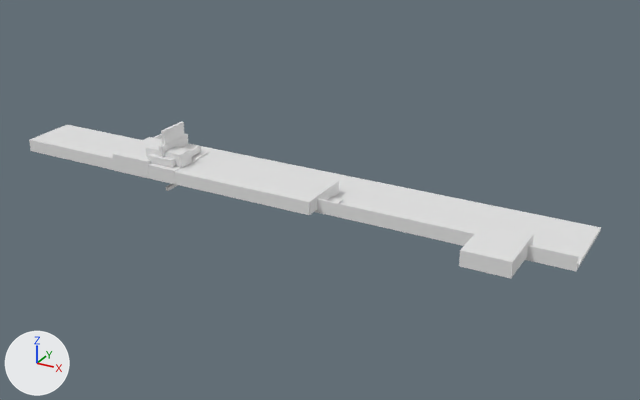
Two versions of the glTF model site/assembly.glb, one commit apart.
Rendered twice from a 50 mm camera at (0.988, -1.081, 0.561) aimed at (0.353, 0.073, -0.016). The lights are fixed; the arrows at lower left show +X, +Y and +Z. The older version comes first. Where no turn or scale is listed for an object, it has been applied to the vertices. Vertices at exactly the same position are counted once.

Before the edit, the objects in view are built like this:
```python
ob_0_1_1_11 = bpy.data.objects.new('=>[0:1:1:11]', me_solid_004)
ob_0_1_1_11.location = (0.105, 0.02, 0.03)
ob_0_1_1_12 = bpy.data.objects.new('=>[0:1:1:12]', None)
ob_0_1_1_12.parent = ob_0_1_1_2
ob_0_1_1_12.location = (0.105, -0.005, 0.02)
ob_0_1_1_14 = bpy.data.objects.new('=>[0:1:1:14]', me_solid_006)
ob_0_1_1_14.location = (0.105, 0.02, 0.005)
ob_0_1_1_17 = bpy.data.objects.new('=>[0:1:1:17]', me_solid_008)
ob_0_1_1_17.location = (0.68, 0.02, 0.005)
ob_0_1_1_4 = bpy.data.objects.new('=>[0:1:1:4]', me_solid)
ob_0_1_1_4.location = (0.0, 0.0, 0.0)
ob_0_1_1_5 = bpy.data.objects.new('=>[0:1:1:5]', None)
ob_0_1_1_5.parent = ob_0_1_1_2
ob_0_1_1_5.location = (0.05, -0.005, 0.02)
ob_0_1_1_6 = bpy.data.objects.new('=>[0:1:1:6]', me_solid_001)
ob_0_1_1_6.location = (0.05, 0.02, 0.005)
ob_0_1_1_7 = bpy.data.objects.new('=>[0:1:1:7]', me_solid_002)
ob_0_1_1_7.parent = ob_0_1_1_5
ob_0_1_1_7.location = (0.0, 0.0, 0.0)
ob_0_1_1_9 = bpy.data.objects.new('=>[0:1:1:9]', me_solid_003)
ob_0_1_1_9.location = (0.105, 0.02, 0.005)
```
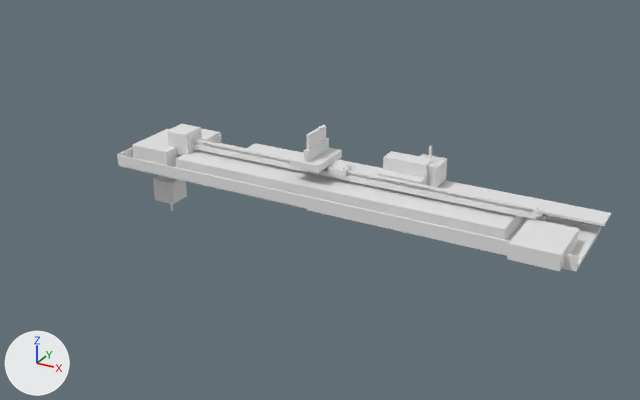
Not visible in the pictures: '=>[0:1:1:30]'.

ob_0_1_1_5 is not drawn itself; it is the parent of ob_0_1_1_7.

What changed in the scene script:
```text
Change me_solid_001:
    remove me_solid_001.from_pydata(...)  # 309 vertices, 618 faces; spans x -0.0334..0.0334, y -0.0262..0.0262, z 0.0..0.008
    add me_solid_001.from_pydata(...)  # 16 vertices, 28 faces; spans x -0.285..0.285, y -0.0475..0.0475, z 0.0..0.0215
    me_solid_001 part 1: 309 vertices removed from x -0.0334..0.0334, y -0.0262..0.0262, z 0.0..0.008; 16 vertices added at x -0.285..0.285, y -0.0475..0.0475, z 0.0..0.0215
Change me_solid_003:
    remove me_solid_003.from_pydata(...)  # 20 vertices, 28 faces; spans x -0.285..0.285, y -0.047..0.047, z 0.0..0.022
    add me_solid_003.from_pydata(...)  # 16 vertices, 28 faces; spans x -0.037..0.037, y -0.048..0.048, z 0.0..0.03
    me_solid_003 part 2: the whole mesh is rebuilt
Change me_solid_004:
    remove me_solid_004.from_pydata(...)  # 622 vertices, 1244 faces; spans x -0.025..0.025, y -0.0393..0.0393, z 0.0..0.0543
    add me_solid_004.from_pydata(...)  # 18 vertices, 28 faces; spans x -0.0358..0.0358, y -0.0929..0.0, z 0.0..0.024
    me_solid_004 part 3: 622 vertices removed from x -0.025..0.025, y -0.0393..0.0393, z 0.0..0.0543; 18 vertices added at x -0.0358..0.0358, y -0.0929..0.0, z 0.0..0.024
Change me_solid_006:
    remove me_solid_006.from_pydata(...)  # 72 vertices, 128 faces; spans x -0.305..0.305, y -0.048..0.048, z 0.0..0.045
    add me_solid_006.from_pydata(...)  # 620 vertices, 1244 faces; spans x -0.025..0.025, y -0.039..0.039, z 0.0..0.054
    me_solid_006 part 4: the loose piece of 8 vertices spanning x -0.032..0.032, y -0.045..0.045, z 0.0..0.022 is rebuilt with 620 vertices and now spans x -0.025..0.025, y -0.039..0.039, z 0.0..0.054
    me_solid_006 part 5
    64 vertices are removed from x -0.305..0.305, y -0.048..0.048, z 0.0..0.045
    118 faces are deleted
Change me_solid_008:
    remove me_solid_008.from_pydata(...)  # 22 vertices, 28 faces; spans x -0.0358..0.0358, y -0.0929..0.0, z 0.0..0.024
    add me_solid_008.from_pydata(...)  # 1008 vertices, 2016 faces; spans x -0.0079..0.0079, y -0.0079..0.0079, z -0.0045..0.0045
    me_solid_008 part 6: 1008 vertices added at x -0.0079..0.0079, y -0.0079..0.0079, z -0.0045..0.0045
    me_solid_008 part 7: 22 vertices removed from x -0.0358..0.0358, y -0.0929..0.0, z 0.0..0.024
Add me_solid_005_1:
    me_solid_005_1.from_pydata(...)  # 1028 vertices, 2052 faces; spans x -0.315..0.315, y -0.021..0.0, z -0.014..0.014
Add me_solid_020:
    me_solid_020.from_pydata([(0.0, 0.0, 0.0), (0.0, 0.0, 0.002), (0.0, 0.006, 0.0), (0.0, 0.006, 0.001), (0.63, 0.0, 0.0), (0.63, 0.0, 0.002), (0.63, 0.006, 0.0), (0.63, 0.006, 0.001)], [], [(1, 2, 0), (1, 3, 2), (5, 4, 6), (5, 6, 7), (4, 1, 0), (5, 1, 4), (6, 2, 3), (7, 6, 3), (4, 0, 2), (6, 4, 2), (5, 3, 1), (7, 3, 5)])
Change ob_0_1_1_5:
    ob_0_1_1_5.location: (0.05, -0.005, 0.02) -> (0.39, -0.005, 0.07)
Change ob_0_1_1_6:
    ob_0_1_1_6.location: (0.05, 0.02, 0.005) -> (0.39, 0.07, 0.005)
Change ob_0_1_1_7:
    ob_0_1_1_7: bpy.data.objects.new('=>[0:1:1:7]', me_solid_002) -> bpy.data.objects.new('=>[0:1:1:7]', None)
    ob_0_1_1_7.parent: ob_0_1_1_5 -> ob_0_1_1_2
    ob_0_1_1_7.location: (0.0, 0.0, 0.0) -> (0.05, -0.005, 0.07)
Change ob_0_1_1_9:
    ob_0_1_1_9.location: (0.105, 0.02, 0.005) -> (0.05, 0.07, 0.005)
Change ob_0_1_1_11:
    ob_0_1_1_11.location: (0.105, 0.02, 0.03) -> (0.73, 0.07, 0.005)
Change ob_0_1_1_12:
    ob_0_1_1_12: bpy.data.objects.new('=>[0:1:1:12]', None) -> bpy.data.objects.new('=>[0:1:1:12]', me_solid_005_1)
    ob_0_1_1_12.location: (0.105, -0.005, 0.02) -> (0.39, -0.0315, 0.07)
Change ob_0_1_1_14:
    ob_0_1_1_14.location: (0.105, 0.02, 0.005) -> (0.348, 0.07, 0.049)
Change ob_0_1_1_15:
    ob_0_1_1_15.parent: ob_0_1_1_12 -> ob_0_1_1_2
    ob_0_1_1_15.location: (0.0, 0.0, 0.0) -> (0.07, -0.0415, 0.07)
    ob_0_1_1_15.rotation_euler: (0.0, 0.0, 0.0) -> (0.0, 0.0, 1.571)  # degrees (0, 0, 0) -> degrees (0, 0, 90)
Change ob_0_1_1_17:
    ob_0_1_1_17.location: (0.68, 0.02, 0.005) -> (0.705, 0.07, 0.041)
Add ob_0_1_1_35:
    ob_0_1_1_35 = bpy.data.objects.new('=>[0:1:1:35]', me_solid_022)  # 1549 vertices, 3068 faces; spans x -0.0212..0.0212, y -0.0212..0.0212, z -0.064..0.004
    ob_0_1_1_35.location = (0.05, 0.07, -0.035)
Add ob_0_1_1_32:
    ob_0_1_1_32 = bpy.data.objects.new('=>[0:1:1:32]', me_solid_020)
    ob_0_1_1_32.location = (0.075, 0.13, 0.018)
Add ob_0_1_1_30:
    ob_0_1_1_30 = bpy.data.objects.new('=>[0:1:1:30]', me_solid_019)  # 1008 vertices, 2016 faces; spans x -0.0079..0.0079, y -0.0079..0.0079, z -0.0045..0.0045
    ob_0_1_1_30.location = (0.705, 0.133, 0.015)
Add ob_0_1_1_28:
    ob_0_1_1_28 = bpy.data.objects.new('=>[0:1:1:28]', me_solid_017)  # 1537 vertices, 3068 faces; spans x -0.0212..0.0212, y -0.0212..0.0212, z -0.004..0.058
    ob_0_1_1_28.location = (0.517, 0.127, 0.03)
Add ob_0_1_1_27:
    ob_0_1_1_27 = bpy.data.objects.new('=>[0:1:1:27]', me_solid_016)  # 1544 vertices, 3068 faces; spans x -0.004..0.064, y -0.0212..0.0212, z -0.0212..0.0212
    ob_0_1_1_27.location = (0.07, 0.127, 0.015)
Add ob_0_1_1_25:
    ob_0_1_1_25 = bpy.data.objects.new('=>[0:1:1:25]', me_solid_014)  # 64 vertices, 128 faces; spans x -0.305..0.305, y -0.048..0.048, z 0.0..0.045
    ob_0_1_1_25.location = (0.487, 0.127, 0.023)
Add ob_0_1_1_22:
    ob_0_1_1_22 = bpy.data.objects.new('=>[0:1:1:22]', me_solid_012)  # 1028 vertices, 2052 faces; spans x -0.315..0.315, y -0.014..0.014, z 0.0..0.021
    ob_0_1_1_22.location = (0.39, 0.127, 0.005)
Add ob_0_1_1_19:
    ob_0_1_1_19 = bpy.data.objects.new('=>[0:1:1:19]', me_solid_020.copy())
    ob_0_1_1_19.location = (0.075, 0.067, 0.045)
```

Pixel boxes [x1, y1, x2, y2] of what changed, in the pictures (640 x 400 px):
'=>[0:1:1:9]', reshaped, moved: before [29, 125, 339, 215]; after [132, 129, 180, 166]
'=>[0:1:1:6]', reshaped, moved (not visible before): after [176, 144, 524, 240]
'=>[0:1:1:25]', added: after [244, 143, 611, 226]
'=>[0:1:1:11]', reshaped, moved (33% wider, 15% taller): before [147, 121, 201, 167]; after [507, 218, 579, 271]
'=>[0:1:1:17]', reshaped, moved: before [459, 224, 533, 279]; after [532, 206, 543, 217]
'=>[0:1:1:12]', now drawn: after [193, 144, 537, 219]
'=>[0:1:1:14]', reshaped, moved: before [146, 142, 342, 203]; after [290, 125, 342, 173]
'=>[0:1:1:7]', no longer drawn: before [113, 137, 162, 179]
'=>[0:1:1:15]', moved, turned: before [166, 184, 178, 191]; after [167, 124, 207, 156]
'=>[0:1:1:35]', added: after [153, 176, 187, 211]
'=>[0:1:1:19]', added: after [194, 139, 538, 209]
'=>[0:1:1:28]', added: after [421, 146, 447, 187]
'=>[0:1:1:27]', added: after [201, 129, 221, 143]
'=>[0:1:1:22]', added: after [536, 214, 547, 221]
'=>[0:1:1:32]', added (mostly hidden): after [218, 143, 246, 149]
part 4 of me_solid_006, rebuilt (not visible before): after [290, 125, 342, 173]
part 5 of me_solid_006, deleted: before [146, 142, 342, 203]
part 6 of me_solid_008, added: after [532, 206, 543, 217]
part 7 of me_solid_008, deleted: before [459, 224, 533, 279]
